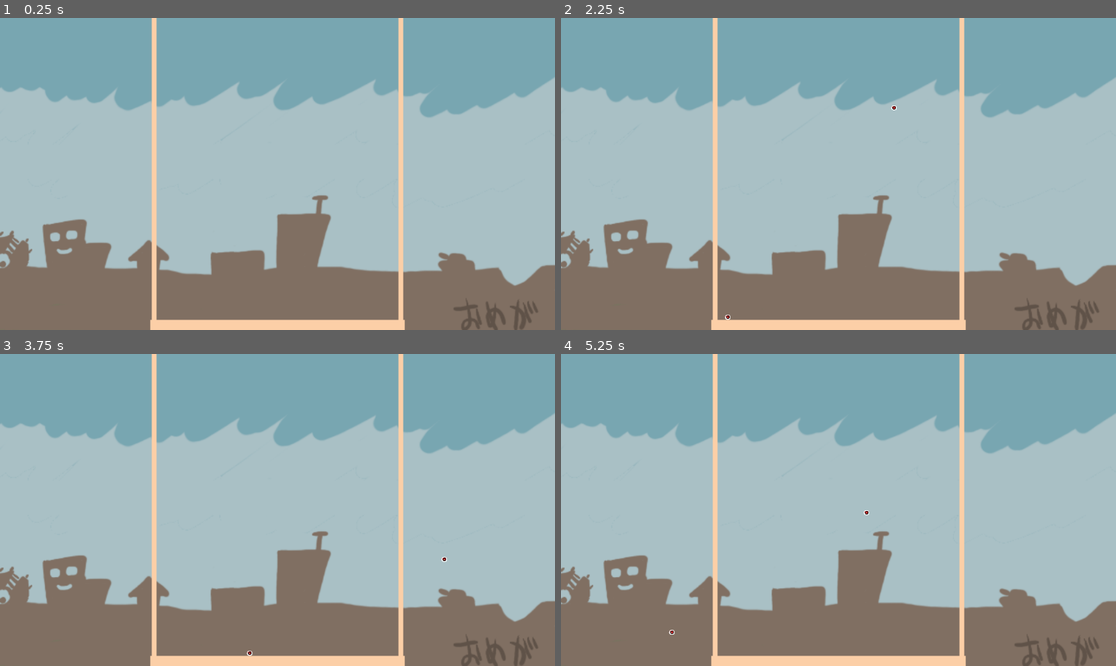
Above: before the commit, frames 1-4 (two rows, left to right).
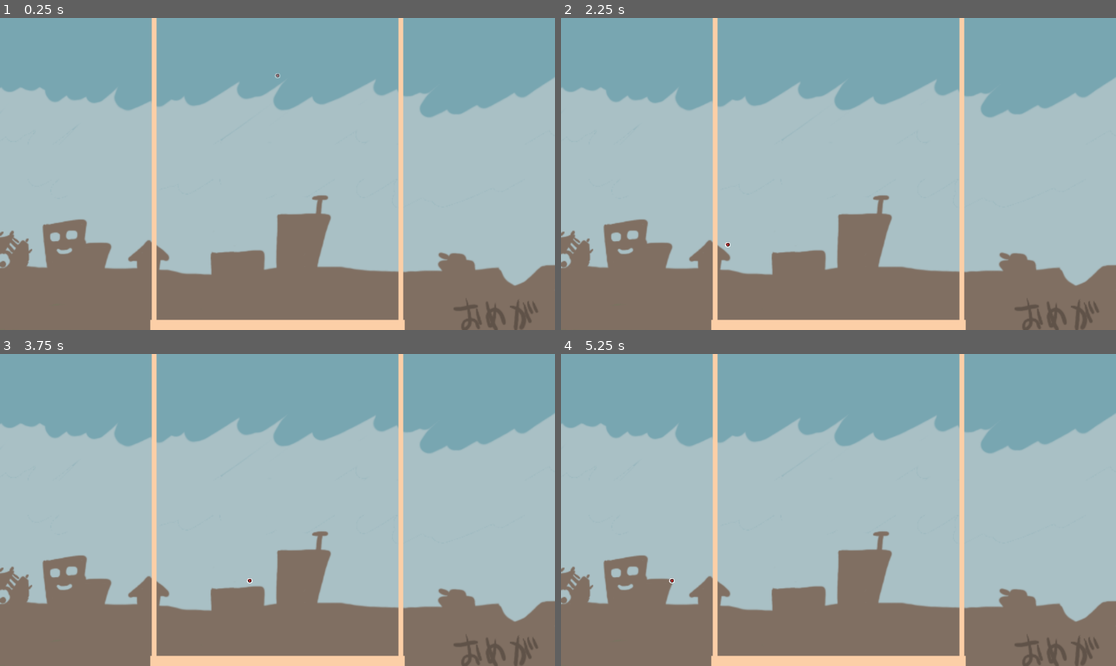
Above: after the commit, the same moments.

Repository: syun77/gd_suikagame
Game: Godot game, scene res://Main.tscn
Two runs of this game, one before a commit and one after it. Both use one fixed random seed, a clock stepped at 60 frames per second and the inputs below.
Inputs (mouse positions are in pixels of both pictures, inside the frame that each line leads up to):
- Up to frame 1 (0.25 s): no input
- Up to frame 2 (2.25 s): tap Enter at 0.5 s; move the mouse to (960, 158) at 0.52 s; click (960, 158) at 0.6 s; tap R (reset) at 1.25 s; move the mouse to (727, 189) at 1.27 s; click (727, 189) at 1.35 s; move the mouse to (894, 105) at 2.02 s; click (894, 105) at 2.1 s
- Up to frame 3 (3.75 s): tap R (reset) at 2.75 s; move the mouse to (249, 572) at 2.77 s; click (249, 572) at 2.85 s; move the mouse to (444, 556) at 3.52 s; click (444, 556) at 3.6 s
- Up to frame 4 (5.25 s): tap R (reset) at 4.15 s; move the mouse to (672, 463) at 4.27 s; click (672, 463) at 4.35 s; move the mouse to (866, 510) at 5.02 s; click (866, 510) at 5.1 s

The runs differ from the first frame. In frame 1, less than 0.1% of the frame differs, in the area x 49-51%, y 17-20%; in frame 2, less than 0.1%; in frame 3, less than 0.1%, in the area x 44-81%, y 65-97%; in frame 4, less than 0.1%.

Commit message:
ランダムで抽選したフルーツを落下できるようにした

Diff:
--- a/gd_suikagame/Main.gd
+++ b/gd_suikagame/Main.gd
@@ -6,7 +6,8 @@
 # -----------------------------------------------
 # const.
 # -----------------------------------------------
-const FRUIT_OBJ = preload("res://src/fruit/Fruit.tscn")
+## フルーツ落下の高さ.
+const DROP_POS_Y = 120.0
 
 ## NEXT抽選用テーブル.
 const NEXT_TBL = [
@@ -17,19 +18,32 @@
 	Fruit.eFruit.BANANA, # 4:バナナ.
 ]
 
+## 状態.
+enum eState {
+	INIT, # 初期化.
+	MAIN, # メイン.
+	DROP_WAIT, # 落下完了待ち.
+	GAME_OVER, # ゲームオーバー.
+}
+
 # -----------------------------------------------
 # onready.
 # -----------------------------------------------
 @onready var _fruit_layer = $FruitLayer
 @onready var _ui_layer = $UILayer
+@onready var _ui_now_fruit = $UILayer/NowFruit
 
 # -----------------------------------------------
 # var.
 # -----------------------------------------------
+## 状態.
+var _state := eState.INIT
 ## 現在のフルーツ.
 var _now_fruit = Fruit.eFruit.BULLET
 ## 次のフルーツ.
 var _next_fruit = Fruit.eFruit.BULLET
+## 落下させたフルーツ.
+var _fruit:Fruit = null
 
 # -----------------------------------------------
 # private function.
@@ -44,15 +58,90 @@
 	# セットアップ.
 	Common.setup(layers)
 
+	_ui_now_fruit.scale = Common.get_fruit_scale(Fruit.eFruit.NASU)
+	_ui_now_fruit.modulate.a = 0.5
+
+# 次のフルーツを抽選する.
+# ※正確には次の次のフルーツ.
+func _lot_fruit() -> void:
+	_now_fruit = _next_fruit
+	# コピー.
+	var tbl = NEXT_TBL.duplicate()
+	# シャッフル.
+	tbl.shuffle()
+	# 設定.
+	_next_fruit = tbl[0]
+
+	_ui_now_fruit.texture = Fruit.get_fruit_tex(_now_fruit)
+
 ## 更新.
 func _process(delta: float) -> void:
-	if Input.is_action_just_pressed("click"):
-		# @note 生成すると内部でレイヤーへの追加もしてくれる.
-		var fruit = Common.create_fruit(Fruit.eFruit.BULLET)
-		fruit.position = get_global_mouse_position()
+	match _state:
+		eState.INIT:
+			_update_init()
+		eState.MAIN:
+			_update_main()
+		eState.DROP_WAIT:
+			_update_drop_wait()
+		eState.GAME_OVER:
+			_update_game_over()
 
 	_update_ui()
 	_update_debug()
+
+## 更新 > 初期化.
+func _update_init() -> void:
+	# フルーツを抽選.
+	_lot_fruit()
+	_state = eState.MAIN
+
+## 更新 > メイン.
+func _update_main() -> void:
+	_ui_now_fruit.visible = true
+	_ui_now_fruit.position.x = get_global_mouse_position().x
+	_ui_now_fruit.position.y = DROP_POS_Y
+
+	if Input.is_action_just_pressed("click"):
+		# UIとしてのフルーツを非表示.
+		_ui_now_fruit.visible = false
+
+		# @note 生成すると内部でレイヤーへの追加もしてくれる.
+		var fruit = Common.create_fruit(_now_fruit)
+		fruit.position = _ui_now_fruit.position
+
+		# 落下中のフルーツを保持 (落下完了判定用).
+		_fruit = fruit
+		print(fruit)
+		# 落下完了待ち.
+		_state = eState.DROP_WAIT
+
+## 更新 > 落下完了待ち.
+func _update_drop_wait() -> void:
+	if _is_dropped(_fruit) == false:
+		return # 落下完了待ち.
+
+	# 落下完了した.
+	_fruit = null # 参照を消しておく.
+	# フルーツを抽選.
+	_lot_fruit()
+	_state = eState.MAIN
+
+## 更新 > ゲームオーバー.
+func _update_game_over() -> void:
+	pass
+
+## 指定のフルーツが落下完了したかどうか.
+## @note 引数の型を指定するとnullのときに実行時エラーとなる.
+func _is_dropped(node) -> bool:
+	if is_instance_valid(node) == false:
+		return true # 無効なインスタンスであれば完了したことにする.
+
+	var fruit = node as Fruit
+	if fruit.is_hit_even_once():
+		return true # 一度でも他のオブジェクトに接触した.
+
+	# 落下完了していない.
+	return false
 
 ## 更新 > UI.
 func _update_ui() -> void:
--- a/gd_suikagame/Main.tscn
+++ b/gd_suikagame/Main.tscn
@@ -1,8 +1,9 @@
-[gd_scene load_steps=4 format=3 uid="uid://ma78kqfw7f7"]
+[gd_scene load_steps=5 format=3 uid="uid://ma78kqfw7f7"]
 
 [ext_resource type="PackedScene" uid="uid://bl0fa1266u1ui" path="res://src/Wall.tscn" id="1_oijm6"]
 [ext_resource type="Script" path="res://Main.gd" id="1_pv48b"]
 [ext_resource type="Texture2D" uid="uid://86dds1ju85p4" path="res://assets/images/bg.png" id="2_k5l3r"]
+[ext_resource type="Texture2D" uid="uid://bfdplg1uei8ql" path="res://assets/images/fruits/nasu.png" id="4_4ngh3"]
 
 [node name="Main" type="Node2D"]
 script = ExtResource("1_pv48b")
@@ -29,3 +30,7 @@
 [node name="FruitLayer" type="CanvasLayer" parent="."]
 
 [node name="UILayer" type="CanvasLayer" parent="."]
+
+[node name="NowFruit" type="Sprite2D" parent="UILayer"]
+visible = false
+texture = ExtResource("4_4ngh3")
--- a/gd_suikagame/project.godot
+++ b/gd_suikagame/project.godot
@@ -19,10 +19,6 @@
 
 Common="*res://src/common/Common.gd"
 
-[display]
-
-window/dpi/allow_hidpi=false
-
 [input]
 
 click={
--- a/gd_suikagame/src/common/Common.gd
+++ b/gd_suikagame/src/common/Common.gd
@@ -35,13 +35,26 @@
 	return _layers[layer_name]
 
 ## フルーツの生成.
-func create_fruit(id:Fruit.eFruit) -> Fruit:
-	# シーンを読み込む.
+func create_fruit(id:Fruit.eFruit, is_deferred:bool=false) -> Fruit:
+	# PackedSceneを取得.
 	var packed = FRUIT_TBL[id]
 	var fruit = packed.instantiate()
 	var layer = get_layer("fruit")
-	# ここでadd_child()するとエラーとなる.
-	#layer.add_child(fruit)
-	# 遅延処理しなければならない...
-	layer.call_deferred("add_child", fruit)
+	if is_deferred:
+		# RigidBody2D の body_entered シグナルで
+		# add_child()するとエラーとなるっぽい.
+		# そのため遅延処理で対処する.
+		layer.call_deferred("add_child", fruit)
+	else:
+		layer.add_child(fruit)
+
 	return fruit
+
+## フルーツの基準スケール値を取得する.
+func get_fruit_scale(id:Fruit.eFruit) -> Vector2:
+	# PackedSceneを取得.
+	var packed:PackedScene = FRUIT_TBL[id]
+	var fruit = packed.instantiate()
+	add_child(fruit)
+	fruit.queue_free()
+	return fruit.get_sprite_scale()
--- a/gd_suikagame/src/fruit/Fruit.gd
+++ b/gd_suikagame/src/fruit/Fruit.gd
@@ -26,7 +26,7 @@
 	XBOX, # 11:XBox.
 }
 
-# 名前テーブル.
+## 名前テーブル.
 const NAMES = {
 	eFruit.BULLET: "のどあめ", # 0:敵弾.
 	eFruit.CARROT: "にんじん", # 1:人参.
@@ -40,6 +40,22 @@
 	eFruit.MILK: "牛乳", # 9:牛乳.
 	eFruit.PUDDING: "プリン", # 10:プリン.
 	eFruit.XBOX: "XBox", # 11:XBox.
+}
+
+## テクスチャテーブル.
+const TEXTURES = {
+	eFruit.BULLET: "res://assets/images/fruits/bullet.png", # 0:敵弾.
+	eFruit.CARROT: "res://assets/images/fruits/carrot.png", # 1:人参.
+	eFruit.RADISH: "res://assets/images/fruits/radish.png", # 2:大根.
+	eFruit.POCKY: "res://assets/images/fruits/pocky.png", # 3:ポッキー.
+	eFruit.BANANA: "res://assets/images/fruits/banana.png", # 4:バナナ.
+	eFruit.NASU: "res://assets/images/fruits/nasu.png", # 5:なす.
+	eFruit.TAKO: "res://assets/images/fruits/tako.png", # 6:たこ焼き.
+	eFruit.NYA: "res://assets/images/fruits/nya.png", # 7:えぐぜりにゃ〜.
+	eFruit.FIVE_BOX: "res://assets/images/fruits/5box.png", # 8:5箱.
+	eFruit.MILK: "res://assets/images/fruits/milk.png", # 9:牛乳.
+	eFruit.PUDDING: "res://assets/images/fruits/pudding.png", # 10:プリン.
+	eFruit.XBOX: "res://assets/images/fruits/xbox.png", # 11:XBox.
 }
 
 # -----------------------------------------------
@@ -57,12 +73,29 @@
 # var.
 # -----------------------------------------------
 var _hit_timer = 0.0 # 衝突タイマー.
+var _hit_count = 0 # 他のオブジェクトと衝突した回数.
 
 # -----------------------------------------------
 # static functions.
 # -----------------------------------------------
+## フルーツの名前を取得.
 static func get_fruit_name(id:eFruit) -> String:
 	return NAMES[id]
+
+## フルーツの画像を取得.
+static func get_fruit_tex(id:eFruit) -> Texture:
+	return load(TEXTURES[id])
+
+# -----------------------------------------------
+# public functions.
+# -----------------------------------------------
+## スプライトのスケール値を取得する.
+func get_sprite_scale() -> Vector2:
+	return _spr.scale
+
+## 一度でもヒットしたかどうか.
+func is_hit_even_once() -> bool:
+	return _hit_count > 0
 
 # -----------------------------------------------
 # private functions.
@@ -87,6 +120,9 @@
 
 ## 他の剛体と衝突した.
 func _on_body_entered(body: Node) -> void:
+	# ヒット回数をカウント.
+	_hit_count += 1
+
 	if not body is Fruit:
 		return # フルーツでない
 	if self.is_queued_for_deletion():
@@ -98,16 +134,22 @@
 	var other = body as Fruit
 	_hit_timer = TIMER_HIT
 	if id != other.id:
-		return # 一致していない.
+		return # 一致していないので何も起こらない.
 
 	# IDが一致していたら合成可能.
 	if id < eFruit.XBOX:
 		# とりあえず中間地点にフルーツを生成する.
 		var pos = (position + other.position)/2
-		var fruit = Common.create_fruit(id+1)
+		# このシグナル内で生成する場合は
+		# 遅延処理をしなければならない.
+		var is_deferred = true
+		# 進化するのでid+1
+		var fruit = Common.create_fruit(id+1, is_deferred)
 		fruit.position = pos
 	else:
-		# XBox同士は消滅する
+		# XBox同士は消滅するので何もしない.
 		pass
+
+	# お互いに消滅する.
 	queue_free()
 	other.queue_free()
